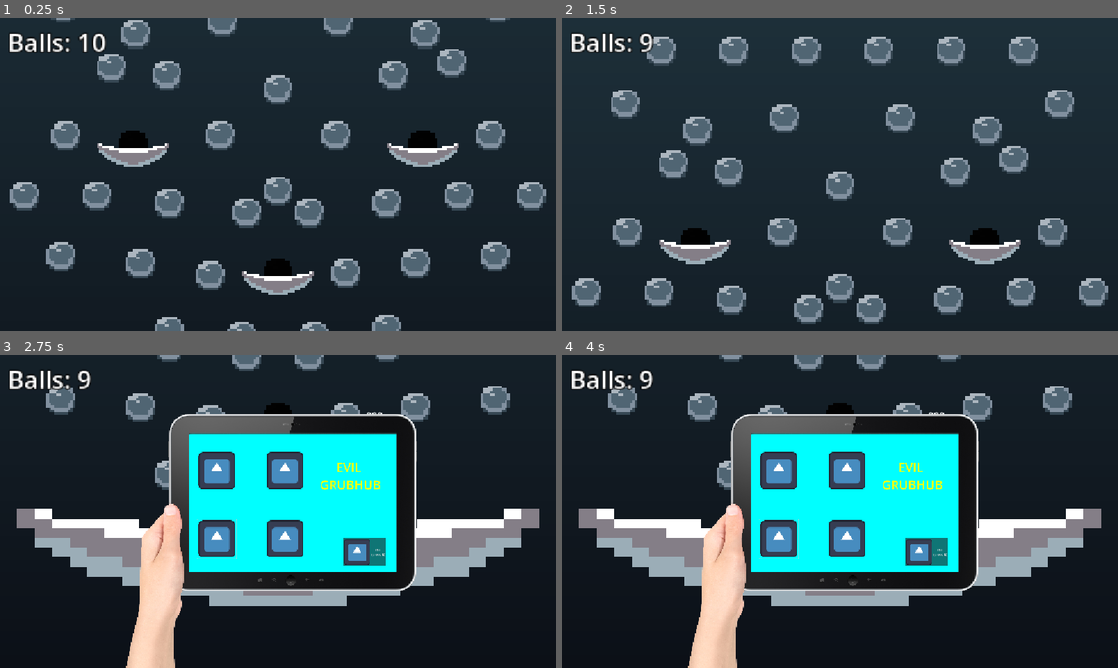
Above: before the commit, frames 1-4 (two rows, left to right).
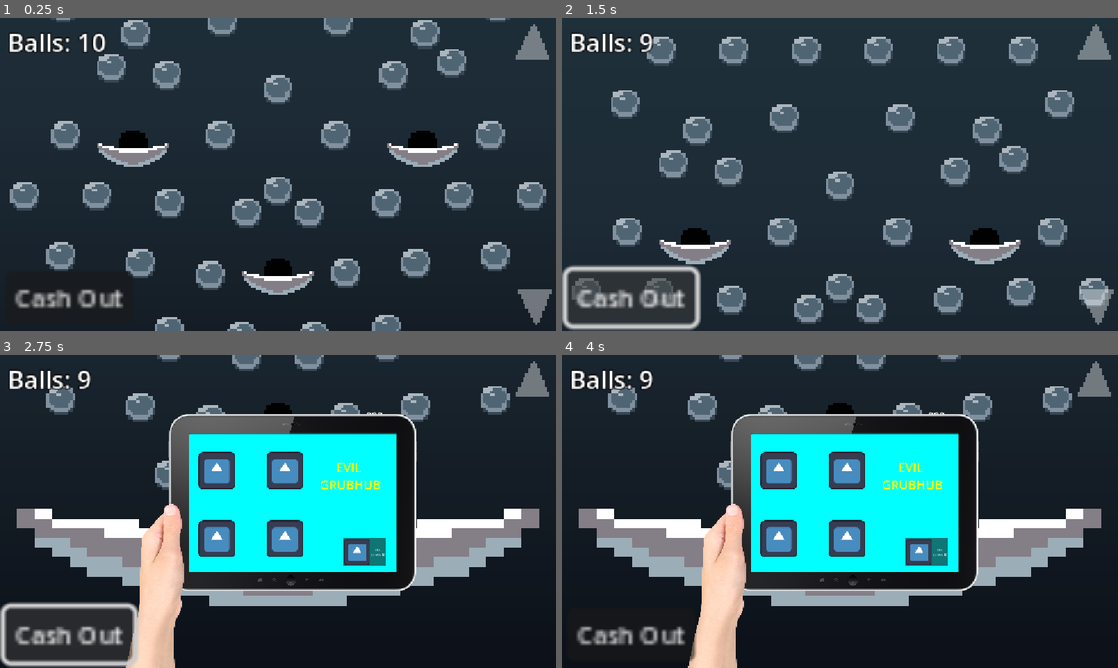
Above: after the commit, the same moments.

Repository: GunterJr/game-jam-sept
Game: Godot game, scene res://board/scenes/board.tscn
Two runs of this game, one before a commit and one after it. Both use one fixed random seed, a clock stepped at 60 frames per second and the inputs below. This scene is started directly instead of the project's main scene. The engine's default icon, where the game draws it, is replaced by a stand-in: a white triangle on a blue panel in a dark square.
Inputs (mouse positions are in pixels of both pictures, inside the frame that each line leads up to):
- Up to frame 1 (0.25 s): no input
- Up to frame 2 (1.5 s): click (628, 296) at 0.5 s, where only the run after the commit has a clickable "Cash Out"; tap Enter (ui_accept) at 1.25 s; hold Up (up) from 1.28 s (still down); hold Space (drop_ball) from 1.28 s (still down)
- Up to frame 3 (2.75 s): tap Shift (shop_button) at 1.52, 2.27 s; release Up (up) at 2.03 s; release Space (drop_ball) at 2.03 s; hold Down (down) from 2.03 s (still down); tap Space (drop_ball) at 2.1 s
- Up to frame 4 (4 s): release Down (down) at 2.75 s; click (778, 470) at 2.75 s; click (845, 470) at 3.5 s

The runs differ from the first frame. In frame 1, 1.7% of the frame differs, in the area x 2-100%, y 2-98%; in frame 2, 3.8%; in frame 3, 5.5%, in the area x 0-99%, y 2-100%; in frame 4, 1.4%.

Commit message:
add cash out button

Diff:
--- a/board/scenes/board.tscn
+++ b/board/scenes/board.tscn
@@ -2,6 +2,7 @@
 
 [ext_resource type="Script" uid="uid://c16r7ngyr5bjt" path="res://board/scripts/CameraController.gd" id="1_cy7ac"]
 [ext_resource type="Script" uid="uid://d31k642v7cab" path="res://board/scripts/BallDropper.gd" id="2_3hiem"]
+[ext_resource type="Script" uid="uid://kdseoahl6yuu" path="res://board/scripts/CashOutButton.gd" id="3_6wkty"]
 [ext_resource type="PackedScene" uid="uid://dc77ep4i1jpjv" path="res://board/scenes/ball.tscn" id="3_v174u"]
 [ext_resource type="Texture2D" uid="uid://33n2kjhmvpnu" path="res://icon.svg" id="4_1t3xs"]
 [ext_resource type="Texture2D" uid="uid://qpo7qkl5gi86" path="res://board/sprites/ball-export.png" id="4_v174u"]
@@ -30,7 +31,8 @@
 radius = 12.0
 
 [sub_resource type="Gradient" id="Gradient_v32la"]
-colors = PackedColorArray(0.039215688, 0.050980393, 0.078431375, 1, 0.12454364, 0.20428541, 0.24415632, 1)
+offsets = PackedFloat32Array(0, 0.54518074, 1)
+colors = PackedColorArray(0.039215688, 0.050980393, 0.078431375, 1, 0.11126692, 0.16665077, 0.20818864, 1, 0.12454364, 0.20428541, 0.24415632, 1)
 
 [sub_resource type="GradientTexture2D" id="GradientTexture2D_qdft7"]
 gradient = SubResource("Gradient_v32la")
@@ -59,19 +61,31 @@
 modulate = Color(1, 1, 1, 0.39215687)
 z_index = 2
 texture_filter = 1
-position = Vector2(121.5, -54.5)
+position = Vector2(105, -55)
 texture = ExtResource("10_bp0hc")
 
 [node name="DownArrow" type="Sprite2D" parent="CameraController" unique_id=156622]
 modulate = Color(1, 1, 1, 0.39215687)
 z_index = 2
 texture_filter = 1
-position = Vector2(122.5, 55.5)
+position = Vector2(106, 55)
 texture = ExtResource("10_bp0hc")
 flip_v = true
 
 [node name="Camera2D" type="Camera2D" parent="CameraController" unique_id=531195904]
 zoom = Vector2(5, 5)
+
+[node name="CashOut" type="Button" parent="CameraController" unique_id=606657987 node_paths=PackedStringArray("ballDropper")]
+z_index = 36
+offset_left = -113.0
+offset_top = 40.0
+offset_right = -60.0
+offset_bottom = 62.0
+theme_override_font_sizes/font_size = 10
+action_mode = 0
+text = "Cash Out"
+script = ExtResource("3_6wkty")
+ballDropper = NodePath("../../BallDropper")
 
 [node name="BallDropper" type="Node2D" parent="." unique_id=472102467]
 position = Vector2(0, -130)
@@ -102,15 +116,15 @@
 
 [node name="Bowl" parent="." unique_id=283252032 instance=ExtResource("5_cy7ac")]
 position = Vector2(-60, -14)
-scoreAmount = 2
+scoreAmount = 3
 
 [node name="Bowl2" parent="." unique_id=693668762 instance=ExtResource("5_cy7ac")]
 position = Vector2(60, -14)
-scoreAmount = 2
+scoreAmount = 3
 
 [node name="Bowl3" parent="." unique_id=635544730 instance=ExtResource("5_cy7ac")]
 position = Vector2(0, 39)
-scoreAmount = 4
+scoreAmount = 6
 
 [node name="Row1PegContainer" type="Node2D" parent="." unique_id=776917274]
 position = Vector2(0, -91)
@@ -332,13 +346,15 @@
 [node name="Background" type="TextureRect" parent="." unique_id=2014626066]
 z_index = -10
 offset_left = -134.0
-offset_top = -146.0
+offset_top = -176.0
 offset_right = 143.0
 offset_bottom = 169.0
+mouse_filter = 2
 texture = SubResource("GradientTexture2D_qdft7")
 
 [node name="Music" type="AudioStreamPlayer" parent="." unique_id=894294004]
 unique_name_in_owner = true
 stream = ExtResource("12_3dy48")
 
+[connection signal="button_down" from="CameraController/CashOut" to="CameraController/CashOut" method="_on_button_down"]
 [connection signal="body_entered" from="Hole" to="Hole" method="_on_body_entered"]
--- a/board/scripts/BallDropper.gd
+++ b/board/scripts/BallDropper.gd
@@ -1,14 +1,14 @@
 extends Node2D
 class_name BallDropper
 
-signal out_of_balls()
+signal out_of_balls(ballsLeft: int)
 
 @export var oscAmount: float
 @export var dropHeight: float
 @export var pachinkoBall: PackedScene
 
 var time = 0
-@export var pachinkoBallsCount = 5
+@export var pachinkoBallsCount = 0
 var isBallActive: int = 0
 
 var drinks: Array[powerup]
@@ -20,8 +20,6 @@
 	time += delta
 	position = Vector2(sin(time) * oscAmount, dropHeight)
 	$"../CameraController/BallCount".text = "Balls: " + str(pachinkoBallsCount)
-	if(pachinkoBallsCount == 0 && isBallActive == 0):
-		out_of_balls.emit();
 
 func _input(event: InputEvent) -> void:
 	if event.is_action_pressed("drop_ball") && pachinkoBallsCount > 0 && ShopMaster.time_to_shop == false:
@@ -48,6 +46,9 @@
 		scoreMult += drink.scoreModifier
 	pachinkoBallsCount += count * scoreMult;
 
+func cash_out():
+	out_of_balls.emit(pachinkoBallsCount);
+
 func addPowerup(turnsLeft: int, bouncinessModifier: float, heavinessModifier: float, scoreModifier: int):
 	var newDrink = powerup.new();
 	newDrink.turnsLeft = turnsLeft;
--- /dev/null
+++ b/board/scripts/CashOutButton.gd
@@ -0,0 +1,6 @@
+extends Button
+
+@export var ballDropper: BallDropper
+
+func _on_button_down() -> void:
+	ballDropper.cash_out();
--- a/game_manager.gd
+++ b/game_manager.gd
@@ -5,7 +5,7 @@
 
 var board: Node2D
 
-var money: int = 0
+var balls: int = 0
 var day: int = 1
 
 func _ready() -> void:
@@ -21,6 +21,9 @@
 			board = preload("res://board/scenes/board.tscn").instantiate()
 			add_child(board)
 			board.get_node("BallDropper").out_of_balls.connect(new_day)
+			board.get_node("BallDropper").pachinkoBallsCount = balls
+			if (board.get_node("BallDropper").pachinkoBallsCount == 0):
+				board.get_node("BallDropper").pachinkoBallsCount += 10
 		2:
 			print("Start day 2")
 			dialogMgr.json_path = "res://dialogue/strings/day2/start.json"
@@ -28,6 +31,9 @@
 			board = preload("res://board/scenes/board.tscn").instantiate()
 			add_child(board)
 			board.get_node("BallDropper").out_of_balls.connect(new_day)
+			board.get_node("BallDropper").pachinkoBallsCount = balls
+			if (board.get_node("BallDropper").pachinkoBallsCount == 0):
+				board.get_node("BallDropper").pachinkoBallsCount += 10
 		3:
 			print("Start day 3")
 			dialogMgr.json_path = "res://dialogue/strings/day3/start.json"
@@ -35,11 +41,15 @@
 			board = preload("res://board/scenes/board.tscn").instantiate()
 			add_child(board)
 			board.get_node("BallDropper").out_of_balls.connect(new_day)
+			board.get_node("BallDropper").pachinkoBallsCount = balls
+			if (board.get_node("BallDropper").pachinkoBallsCount == 0):
+				board.get_node("BallDropper").pachinkoBallsCount += 10
 		_:
 			pass
 
-func new_day() -> void:
+func new_day(ballsLeft: int) -> void:
 	board.queue_free()
+	balls += ballsLeft
 	dialogMgr.json_path = "res://dialogue/strings/day1/end.json"
 	await dialogMgr.load_dialog()
 	day += 1
Not shown, added: board/scripts/CashOutButton.gd.uid
